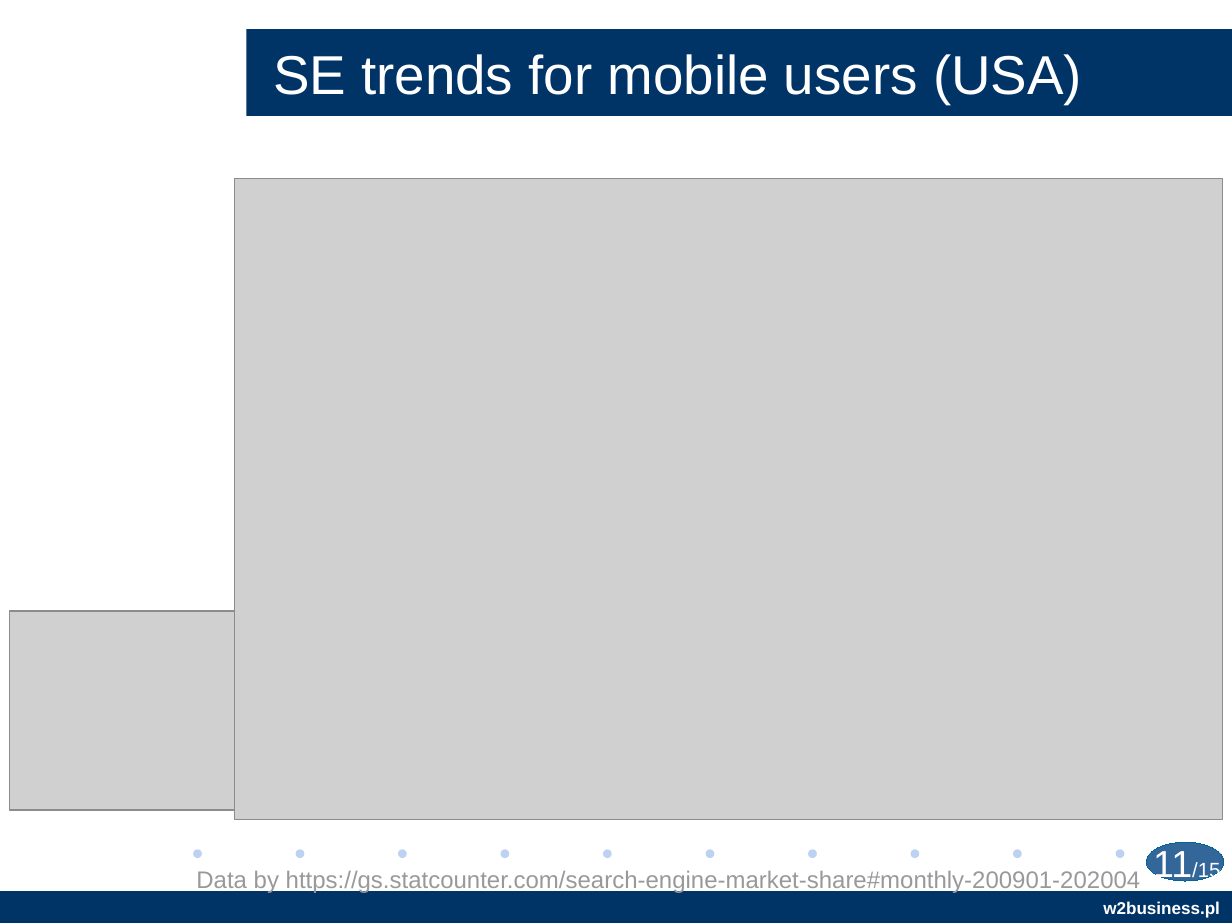
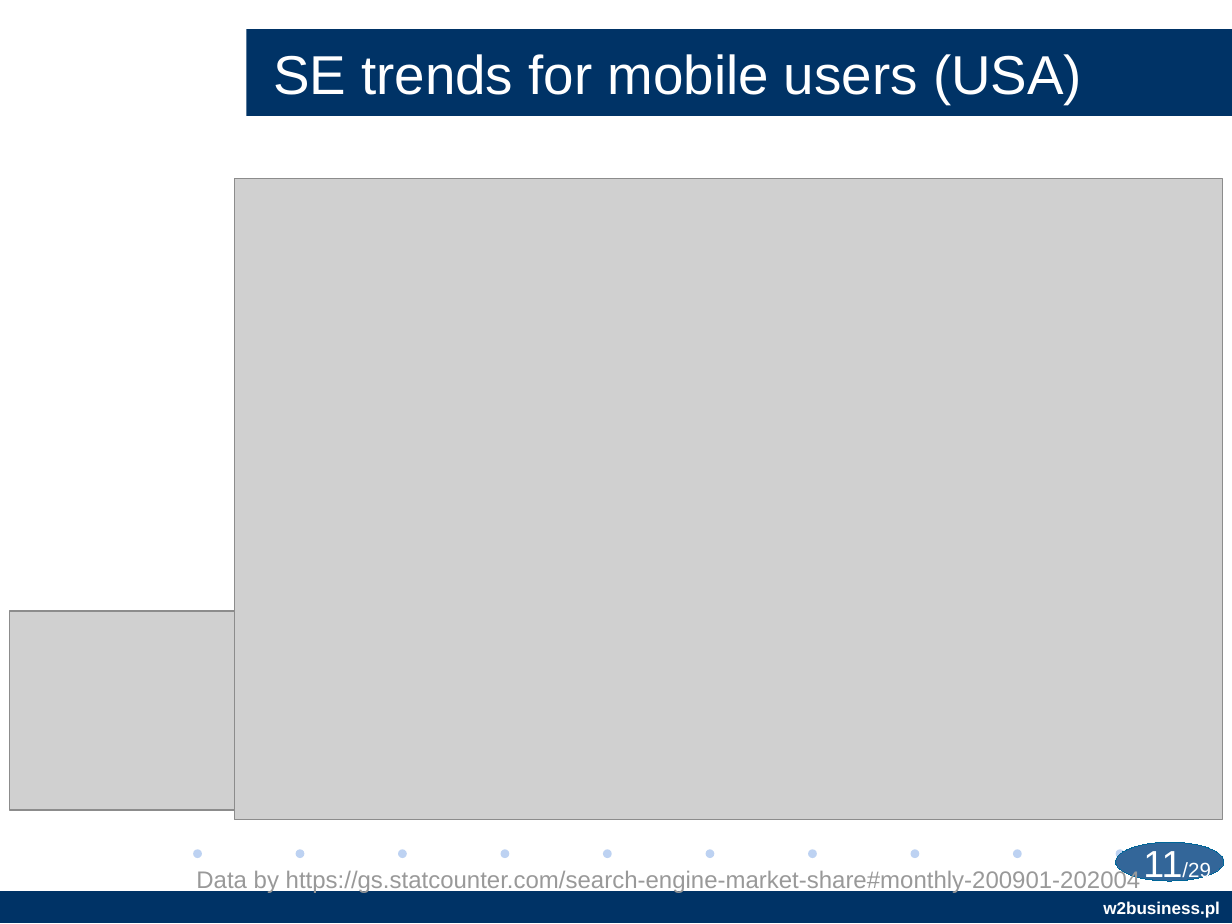
Before and after one commit to AndriiStepura/AMPForEnterprisesWebPRAndMarketing, a slide deck: slide 11 of W2BUSINESS_AMP.odp. Drawn at 1232x924 pixels with LibreOffice and Linux fonts; fonts in the diff are those of the drawing; grey boxes stand for pictures; background and template pictures are left out. Boxes give left, top, right and bottom in pixels: in the first picture for what was removed or moved away, otherwise in the second. Text is boxed around its words. In the diff, an @@ line names an element or a change of style, - is before the commit and + after.

```diff
--- a/W2BUSINESS_AMP.odp
+++ b/W2BUSINESS_AMP.odp
@@ ellipse: place and size @@
-ellipse at [1146, 843, 1223, 882]
+ellipse at [1116, 843, 1225, 882]
@@ page number at [1143, 851, 1210, 884]: text changed @@
-11/15
+11/29
```
Also in this commit, not shown: 27 other slides changed, 1 other file.
